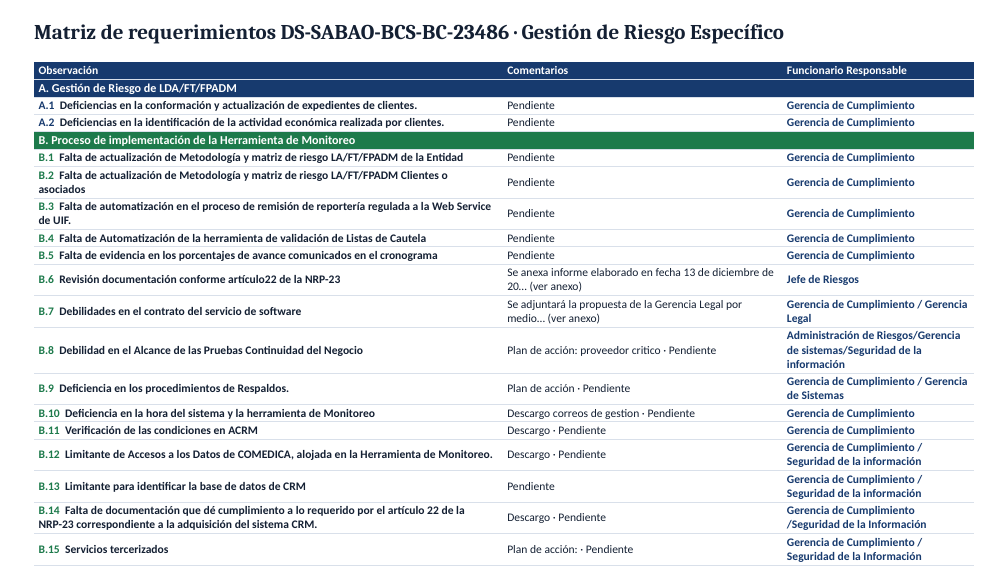
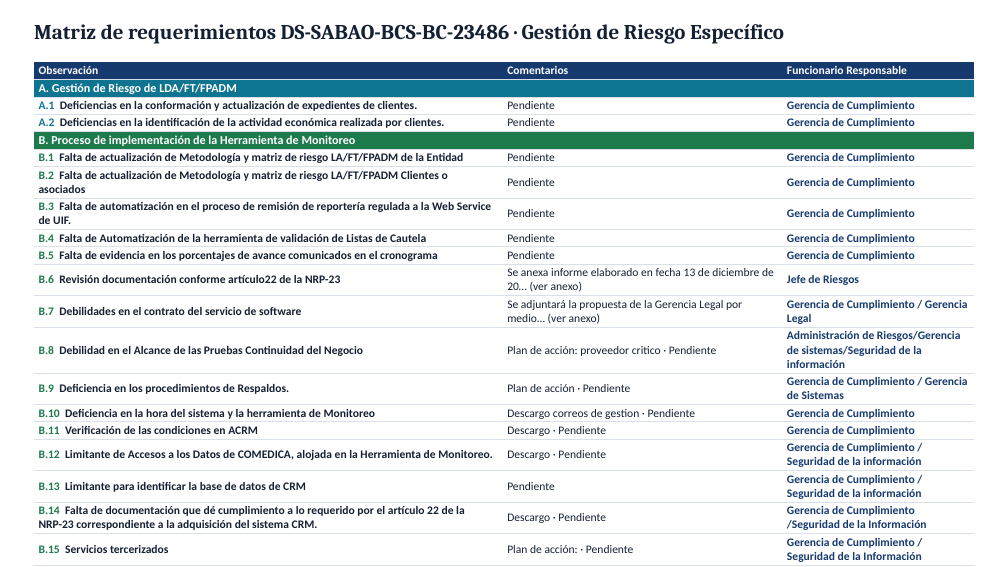
Before and after one commit to menjivar201280/riesgo, a slide deck: slide 1 of supervision-gobierno-corporativo/Matriz_Requerimientos_DS-SABAO-BCS-BC-23486.pptx. Drawn at 1008x567 pixels with LibreOffice and Linux fonts; fonts in the diff are those of the drawing; background and template pictures are left out. Boxes give left, top, right and bottom in pixels: in the first picture for what was removed or moved away, otherwise in the second. Text is boxed around its words. In the diff, an @@ line names an element or a change of style, - is before the commit and + after.

```diff
--- a/supervision-gobierno-corporativo/Matriz_Requerimientos_DS-SABAO-BCS-BC-23486.pptx
+++ b/supervision-gobierno-corporativo/Matriz_Requerimientos_DS-SABAO-BCS-BC-23486.pptx
@@ table at bbox=[34, 62, 974, 566] @@
@@ fill #173A6E to #0E7490 in row 2, column 1 @@
@@ text colour #173A6E to #0E7490 in "A.1", "A.2" @@
```
Also in this commit, not shown: 1 other file.
